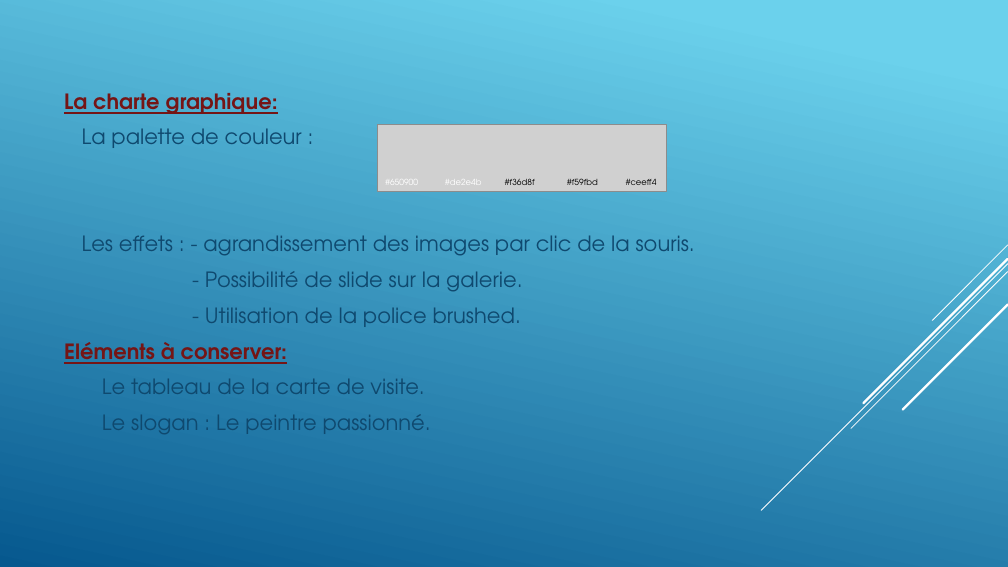
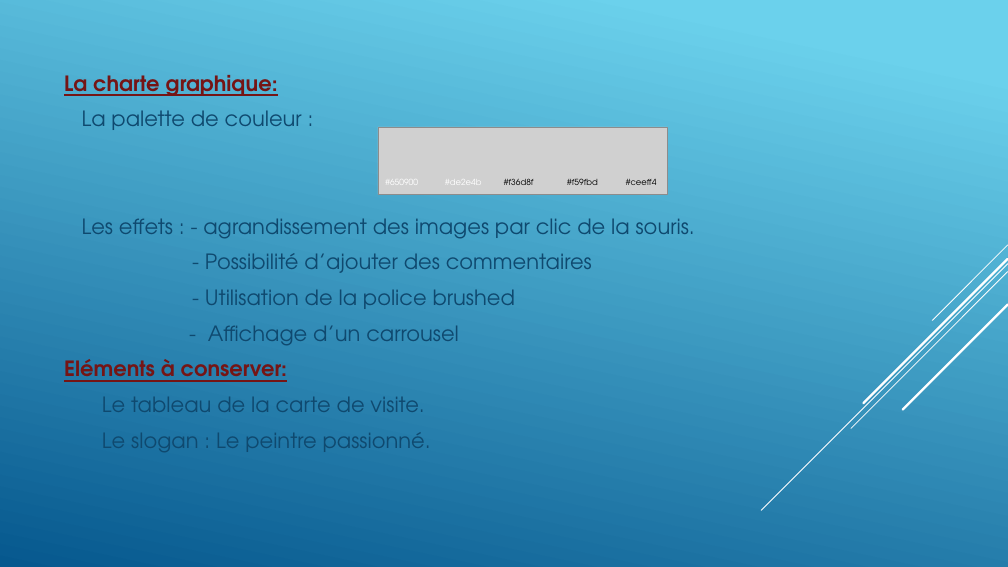
Before and after one commit to GillesP-dev/FilRouge, a slide deck: slide 5 of CDC/L_artiste.pptx. Drawn at 1008x567 pixels with LibreOffice and Linux fonts; fonts in the diff are those of the drawing; grey boxes stand for pictures. Boxes give left, top, right and bottom in pixels: in the first picture for what was removed or moved away, otherwise in the second. Text is boxed around its words. In the diff, an @@ line names an element or a change of style, - is before the commit and + after.

```diff
--- a/CDC/L_artiste.pptx
+++ b/CDC/L_artiste.pptx
@@ text at (205, 253, 592, 345): text changed @@
-- Possibilité de slide sur la galerie.
-- Utilisation de la police brushed.
+- Possibilité d’ajouter des commentaires
+- Utilisation de la police brushed
+- Affichage d’un carrousel
```
Also in this commit, not shown: 3 other slides changed, 8 other files.
